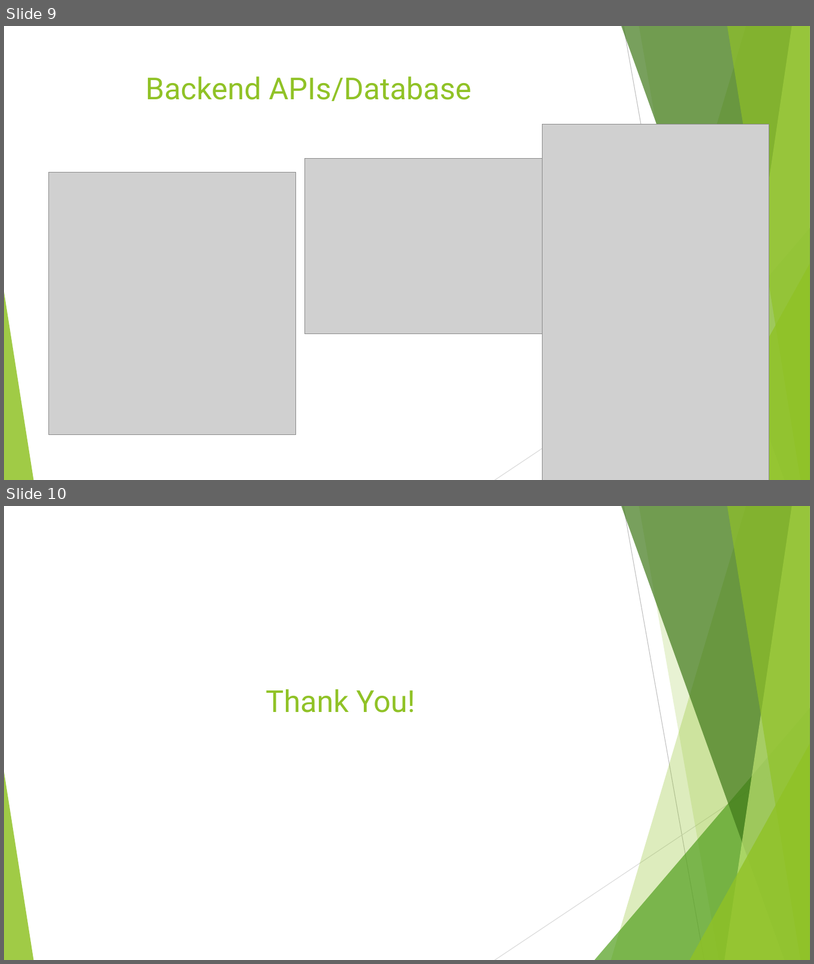
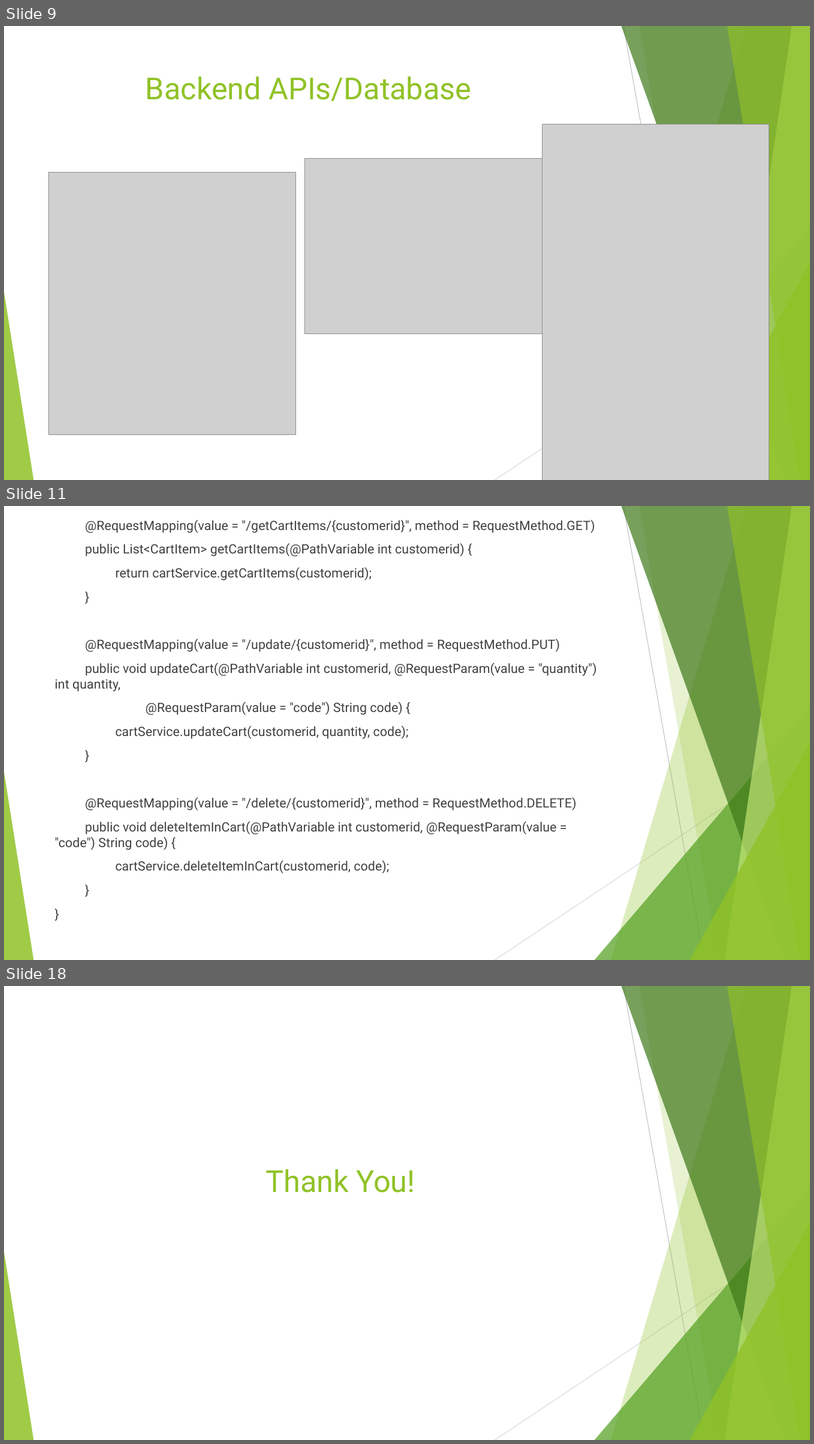
Before and after one commit to ksharish72/ShoppingCart_SpringMVC_React, a slide deck: ShoppingCartDocumentation.pptx. Shown one above the other, each under a label of ours: slides 9 and 10 before the commit, slides 9, 11 and 18 after it; the slides between them are not shown. The pictures are 814x964 and 814x1444 pixels, drawn with LibreOffice and Linux fonts; fonts in the diff are those of the drawing; grey boxes stand for pictures. Boxes give left, top, right and bottom in pixels: in the first picture for what was removed or moved away, otherwise in the second. Text is boxed around its words. In the diff, an @@ line names an element or a change of style, - is before the commit and + after.

```diff
--- a/ShoppingCartDocumentation.pptx
+++ b/ShoppingCartDocumentation.pptx
@@ slide 11 added at [4,506,810,960], background #FFFFFF; not listed: 10 template elements that a slide beside it also shows @@
@@ text added at [55,520,597,873], 15.3 pt, text #404040 @@
+@RequestMapping(value = "/getCartItems/{customerid}", method = RequestMethod.GET)
+public List<CartItem> getCartItems(@PathVariable int customerid) {
+return cartService.getCartItems(customerid);
+}
+@RequestMapping(value = "/update/{customerid}", method = RequestMethod.PUT)
+public void updateCart(@PathVariable int customerid, @RequestParam(value = "quantity") int quantity,
+@RequestParam(value = "code") String code) {
+cartService.updateCart(customerid, quantity, code);
+}
+@RequestMapping(value = "/delete/{customerid}", method = RequestMethod.DELETE)
+public void deleteItemInCart(@PathVariable int customerid, @RequestParam(value = "code") String code) {
+cartService.deleteItemInCart(customerid, code);
+}
+}
@@ what was slide 10 is now slide 18 @@
```
Also in this commit, not shown: 1 slide changed, 7 other slides added, 9 other files.
